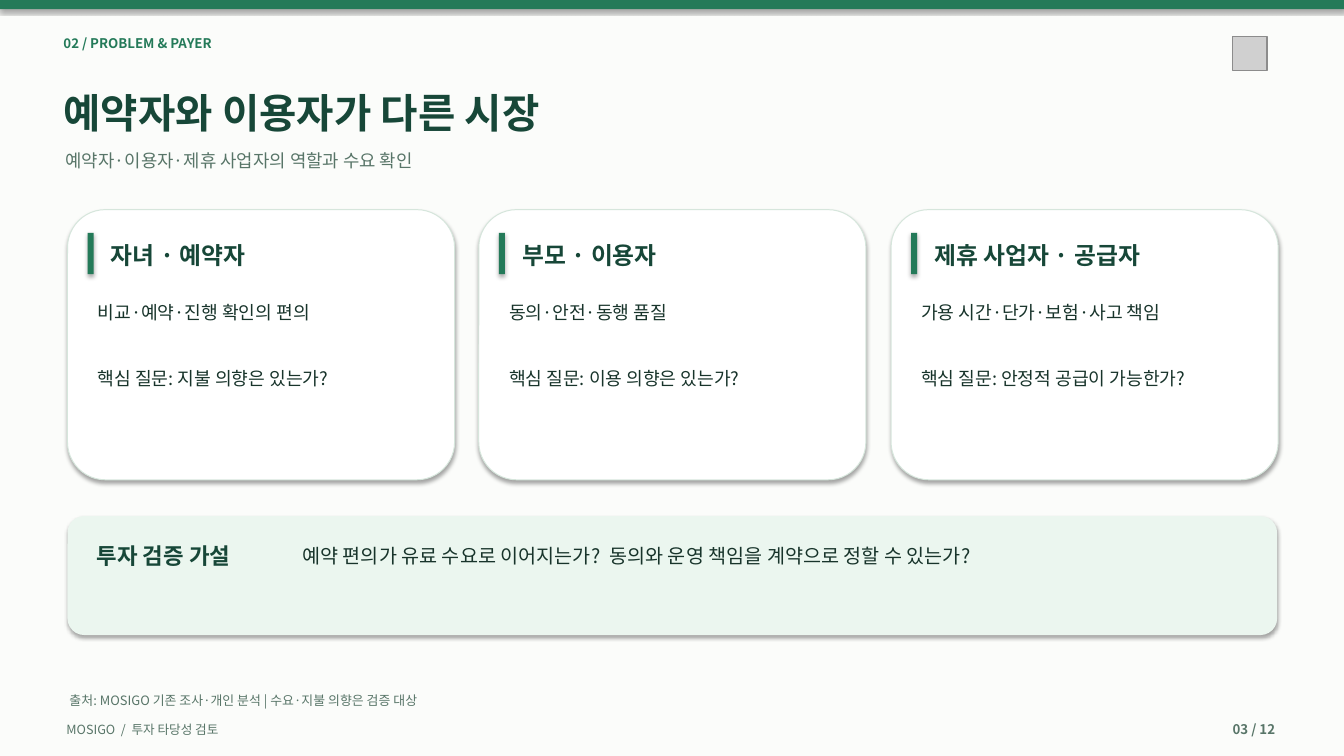
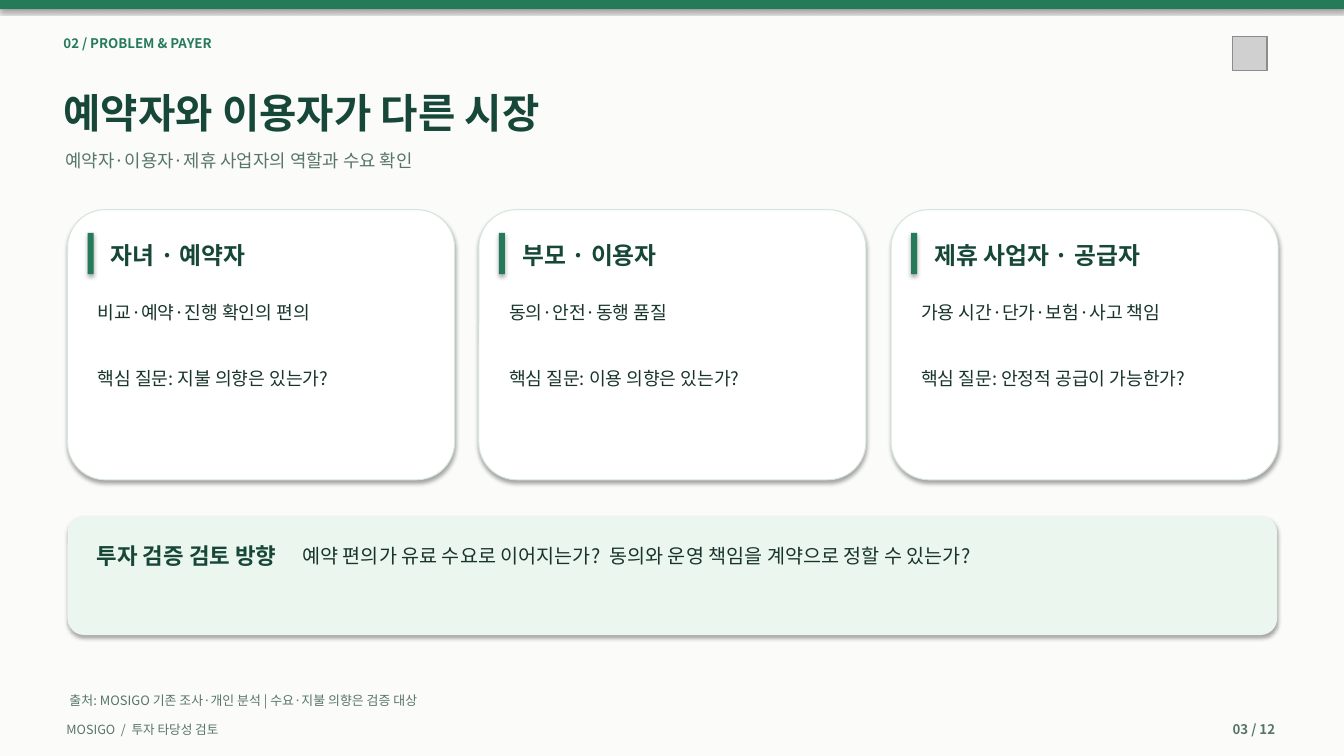
Before and after one commit to dohyunkimmm/mosigo-case-study, a slide deck: slide 3 of downloads/MOSIGO_IR_Investment_Review_12slides.pptx. Drawn at 1344x756 pixels with LibreOffice and Linux fonts; fonts in the diff are those of the drawing; grey boxes stand for pictures. Boxes give left, top, right and bottom in pixels: in the first picture for what was removed or moved away, otherwise in the second. Text is boxed around its words. In the diff, an @@ line names an element or a change of style, - is before the commit and + after.

```diff
--- a/downloads/MOSIGO_IR_Investment_Review_12slides.pptx
+++ b/downloads/MOSIGO_IR_Investment_Review_12slides.pptx
@@ text at box(97, 545, 276, 566): text changed @@
-투자 검증 가설
+투자 검증 검토 방향
```
Also in this commit, not shown: 8 other slides changed, 19 other files.
